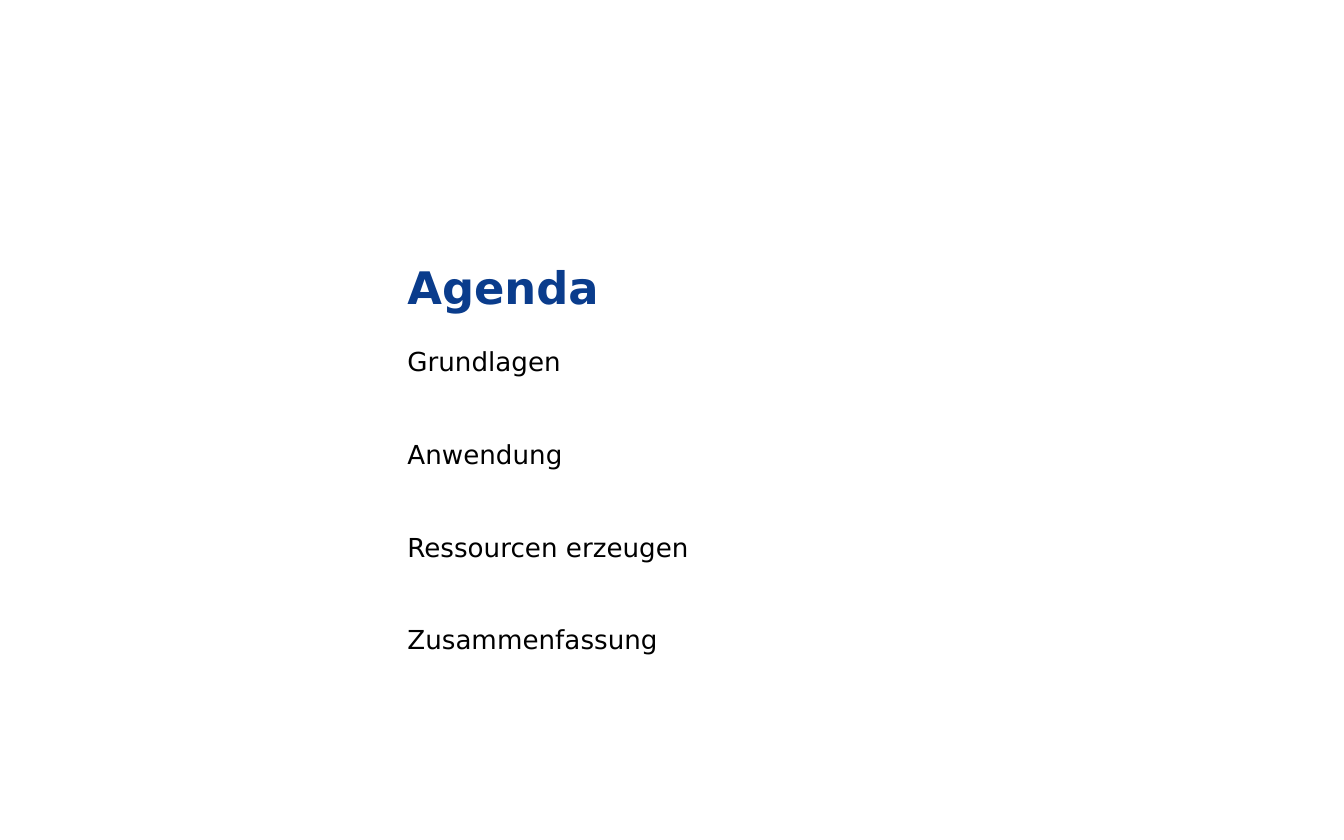
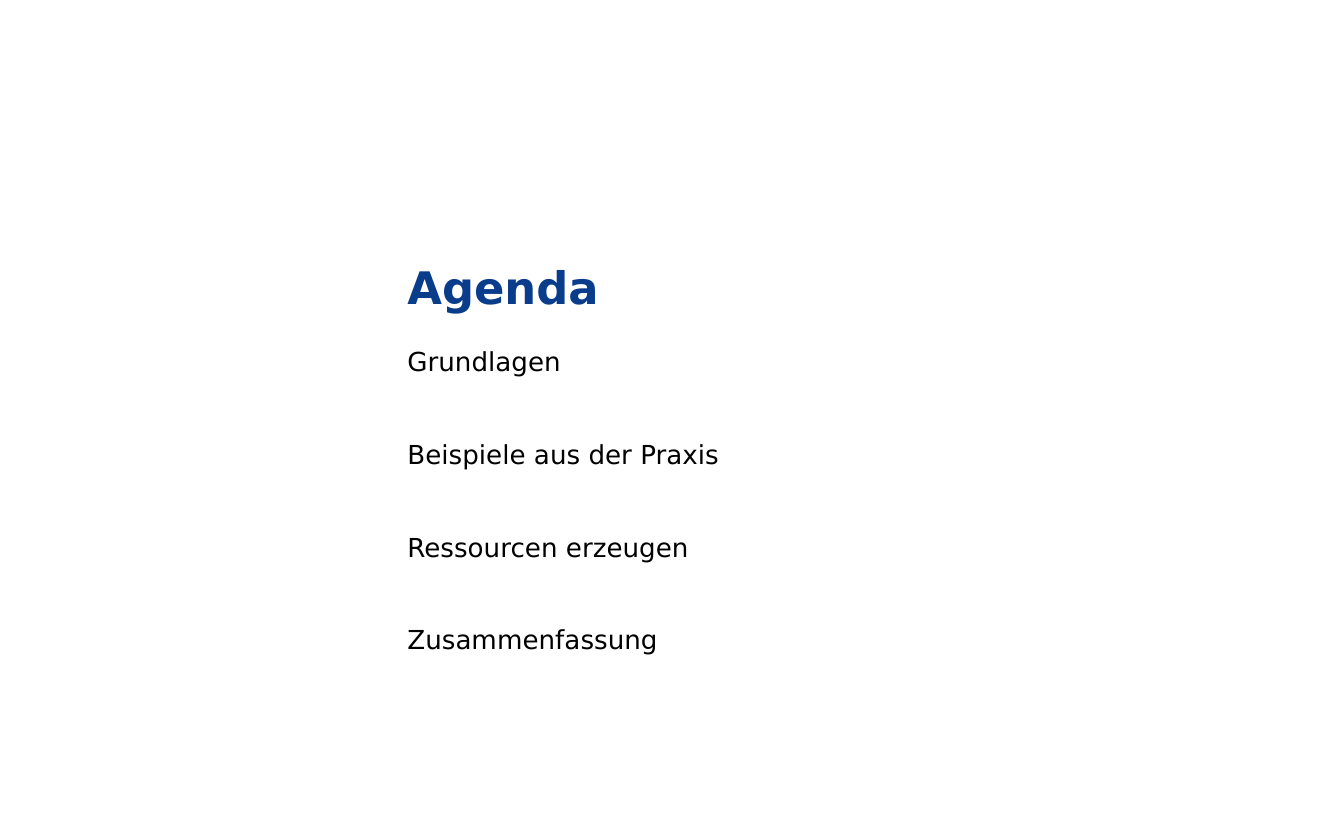
Before and after one commit to grothesk/deepshore-labs, a slide deck: slide 2 of 04-configmaps-und-secrets/deeptalk-04.pptx. Drawn at 1344x840 pixels with LibreOffice and Linux fonts; fonts in the diff are those of the drawing; background and template pictures are left out. Boxes give left, top, right and bottom in pixels: in the first picture for what was removed or moved away, otherwise in the second. Text is boxed around its words. In the diff, an @@ line names an element or a change of style, - is before the commit and + after.

```diff
--- a/04-configmaps-und-secrets/deeptalk-04.pptx
+++ b/04-configmaps-und-secrets/deeptalk-04.pptx
@@ text at (407, 444, 718, 469): text changed @@
-Anwendung
+Beispiele aus der Praxis
```
Also in this commit, not shown: 2 other slides changed, 2 slides added, 10 other files.
